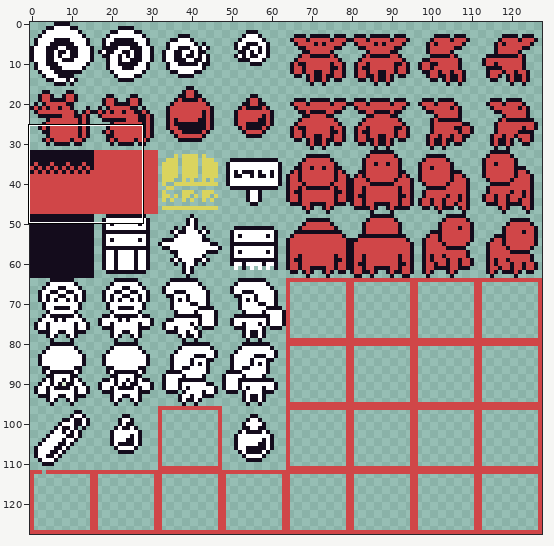
Sprite sheet: src/tileset.png. Above: a wide view before the commit, with the close-up outlined.
Close-up. The starting point:
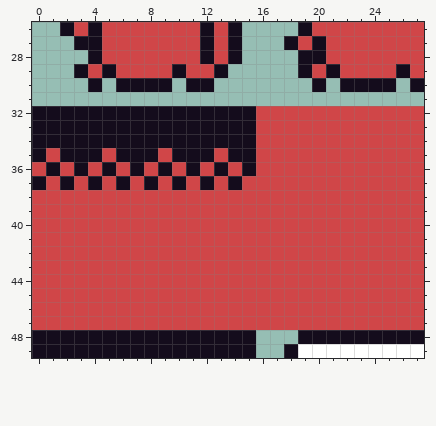
The file is 128x128 pixels. Shown: x 0..27, y 26..49.
Once edited:
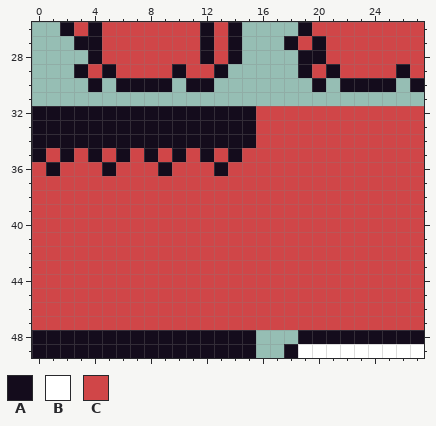
Palette (. is transparent): A #140c1c  B #ffffff  C #d04648
Edits made:
y 35..36: x 3 A -> C; x 7 A -> C; x 11 A -> C; x 15 A -> C
y 37: x 0 A -> C; x 2 A -> C; x 4 A -> C; x 6 A -> C; x 8 A -> C; x 10 A -> C; x 12 A -> C; x 14 A -> C
Where, in picture pixels (left, top, right, bottom), the same in both close-ups:
changed: (32, 148, 256, 190)
